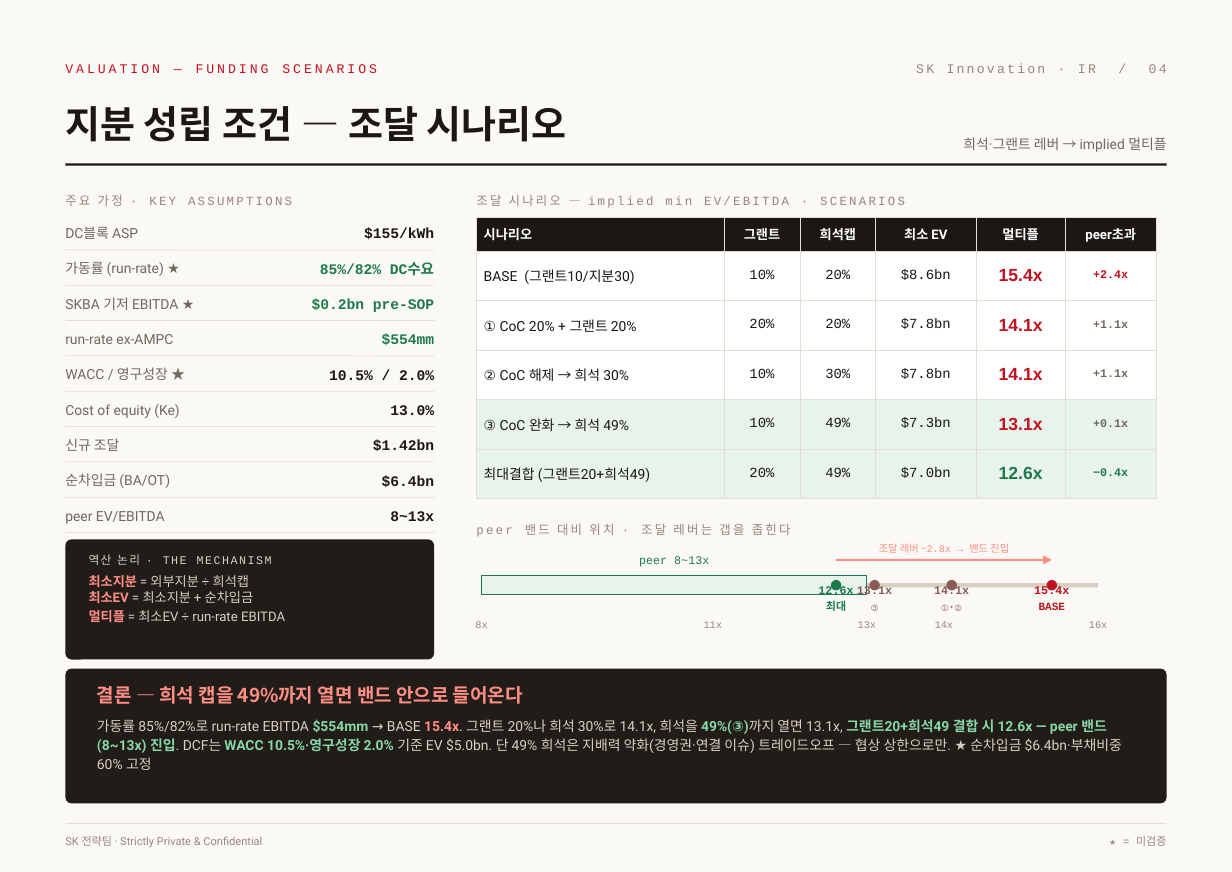
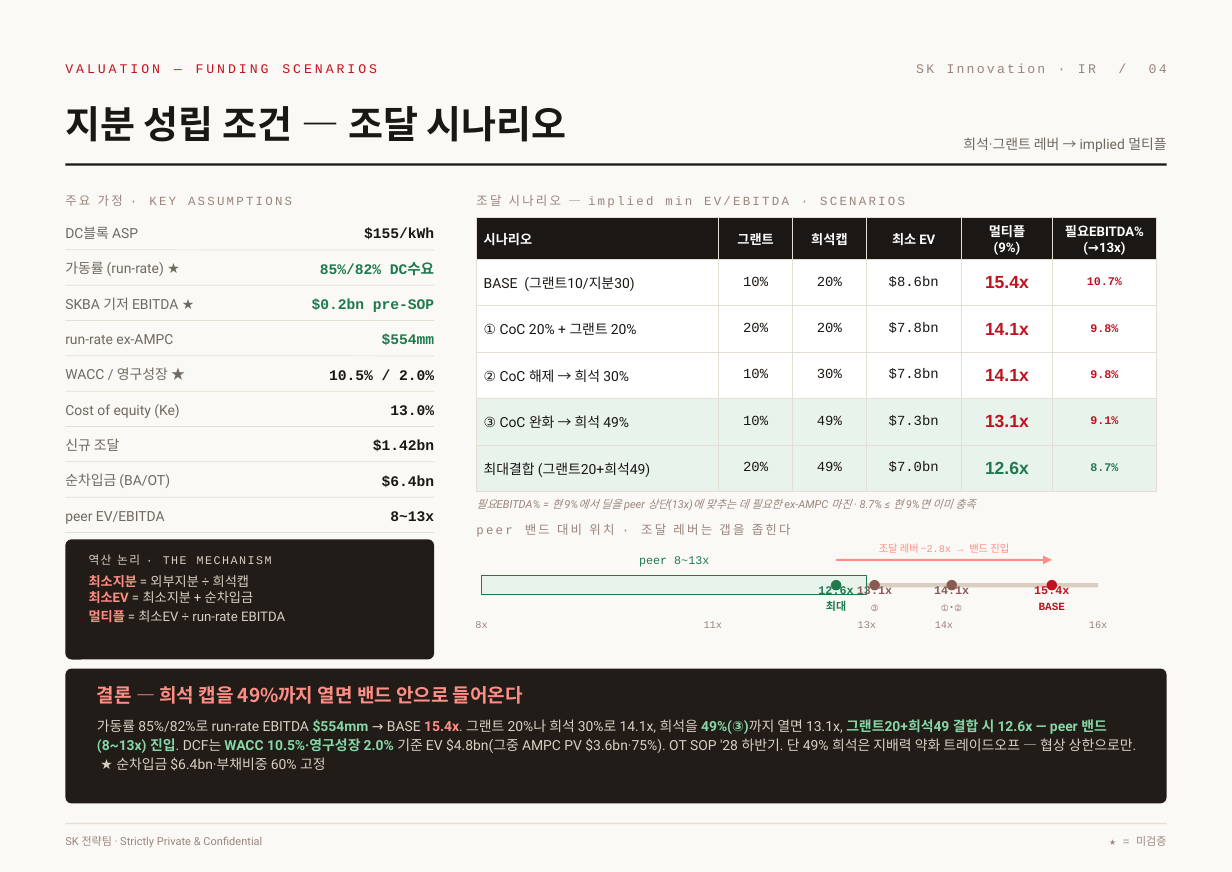
Before and after one commit to ljmcoal-gif/bm-x7k2, a slide deck: slide 4 of sk_valuation_project/output/SK_Funding_v3_editable.pptx. Drawn at 1232x872 pixels with LibreOffice and Linux fonts; fonts in the diff are those of the drawing. Boxes give left, top, right and bottom in pixels: in the first picture for what was removed or moved away, otherwise in the second. Text is boxed around its words. In the diff, an @@ line names an element or a change of style, - is before the commit and + after.

```diff
--- a/sk_valuation_project/output/SK_Funding_v3_editable.pptx
+++ b/sk_valuation_project/output/SK_Funding_v3_editable.pptx
@@ table at bbox=[476, 217, 1156, 481] @@
-row 1, column 5: 멀티플
+row 1, column 5: 멀티플 / (9%)
-row 1, column 6: peer초과
+row 1, column 6: 필요EBITDA% / (→13x)
-row 2, column 6: +2.4x
+row 2, column 6: 10.7%
-row 3, column 6: +1.1x
+row 3, column 6: 9.8%
-row 4, column 6: +1.1x
+row 4, column 6: 9.8%
-row 5, column 6: +0.1x
+row 5, column 6: 9.1%
-row 6, column 6: −0.4x
+row 6, column 6: 8.7%
@@ text added at bbox=[476, 499, 975, 510], 7.5 pt, text #9A847C, italic @@
+필요EBITDA% = 현 9%에서 딜을 peer 상단(13x)에 맞추는 데 필요한 ex-AMPC 마진 · 8.7% ≤ 현 9%면 이미 충족
@@ text at bbox=[97, 719, 1137, 771]: text changed @@
-가동률 85%/82%로 run-rate EBITDA $554mm → BASE 15.4x. 그랜트 20%나 희석 30%로 14.1x, 희석을 49%(③)까지 열면 13.1x, 그랜트20+희석49 결합 시 12.6x — peer 밴드(8~13x) 진입. DCF는 WACC 10.5%·영구성장 2.0% 기준 EV $5.0bn. 단 49% 희석은 지배력 약화(경영권·연결 이슈) 트레이드오프 — 협상 상한으로만. ★ 순차입금 $6.4bn·부채비중 60% 고정
+가동률 85%/82%로 run-rate EBITDA $554mm → BASE 15.4x. 그랜트 20%나 희석 30%로 14.1x, 희석을 49%(③)까지 열면 13.1x, 그랜트20+희석49 결합 시 12.6x — peer 밴드(8~13x) 진입. DCF는 WACC 10.5%·영구성장 2.0% 기준 EV $4.8bn(그중 AMPC PV $3.6bn·75%). OT SOP ′28 하반기. 단 49% 희석은 지배력 약화 트레이드오프 — 협상 상한으로만. ★ 순차입금 $6.4bn·부채비중 60% 고정
```
Also in this commit, not shown: 1 other slide changed, 6 other files.
